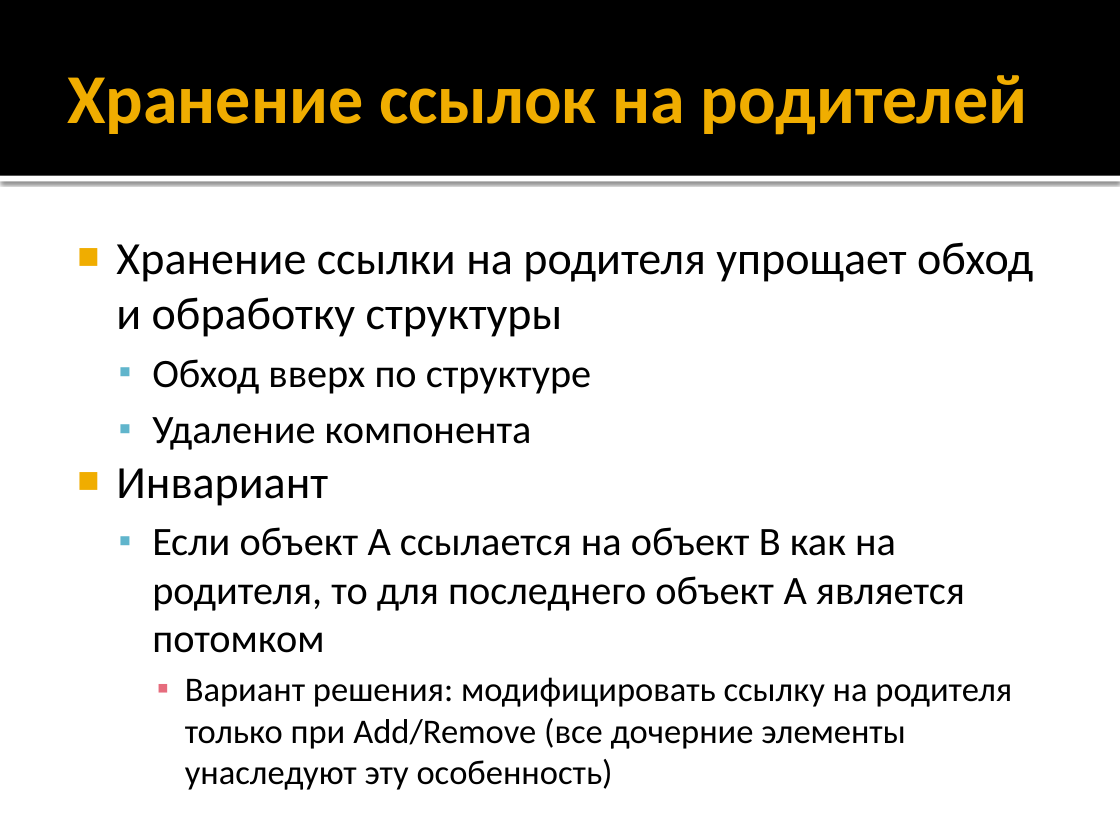
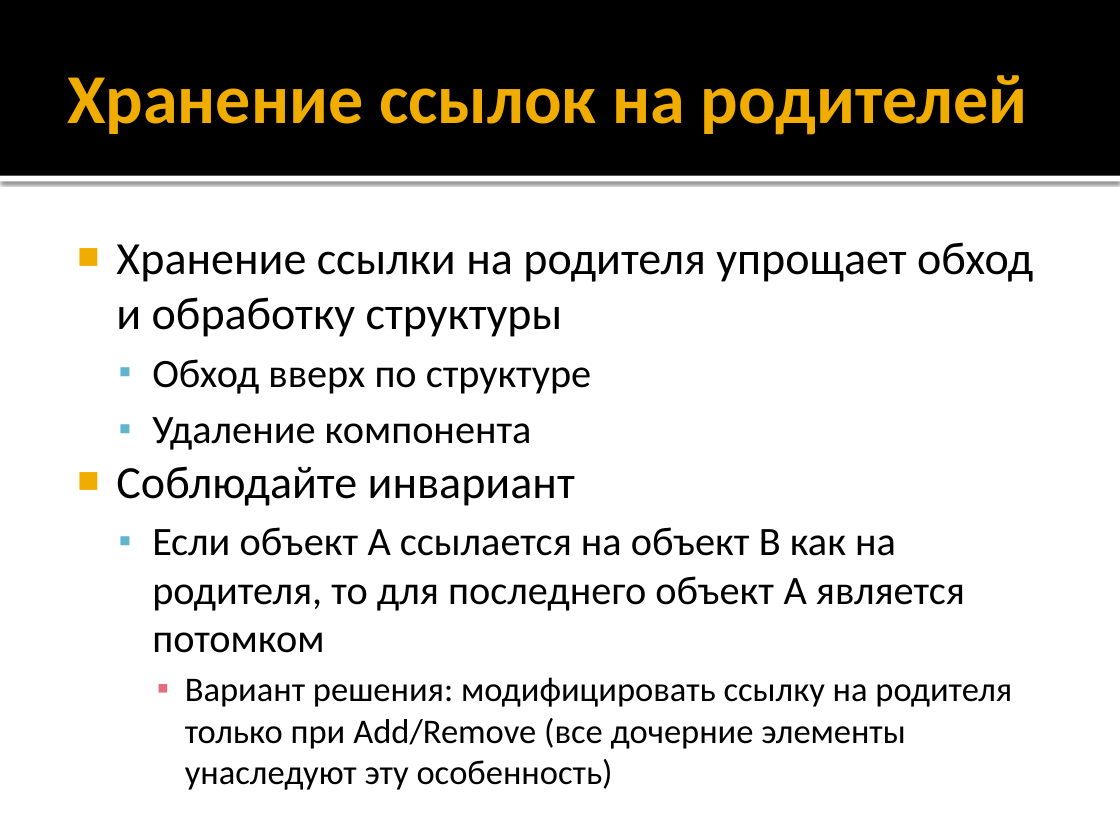
Before and after one commit to alexey-malov/ood, a slide deck: slide 22 of lectures/10.composite/composite.pptx (slide 21 before the commit). Drawn at 1120x840 pixels with LibreOffice and Linux fonts; fonts in the diff are those of the drawing. Boxes give left, top, right and bottom in pixels: in the first picture for what was removed or moved away, otherwise in the second. Text is boxed around its words. In the diff, an @@ line names an element or a change of style, - is before the commit and + after.

```diff
--- a/lectures/10.composite/composite.pptx
+++ b/lectures/10.composite/composite.pptx
@@ text at [116, 466, 575, 506]: text changed @@
-■ Инвариант
+■ Соблюдайте инвариант
```
Also in this commit, not shown: 9 other slides changed, 4 slides added, 1 other file.
